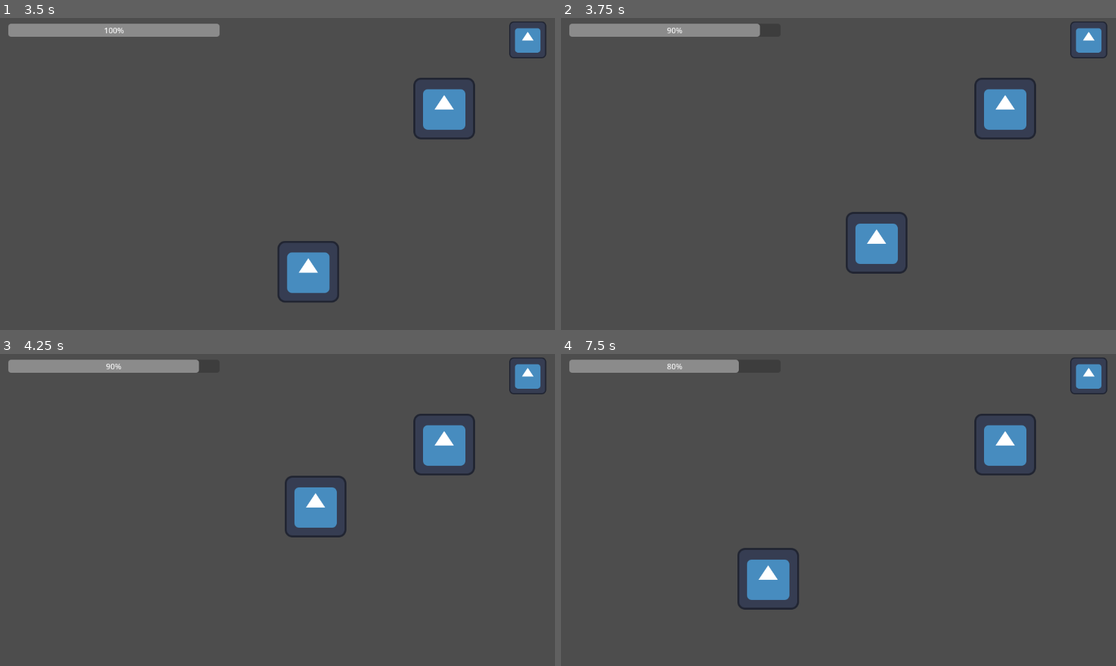
Above: before the commit, frames 1-4 (two rows, left to right).
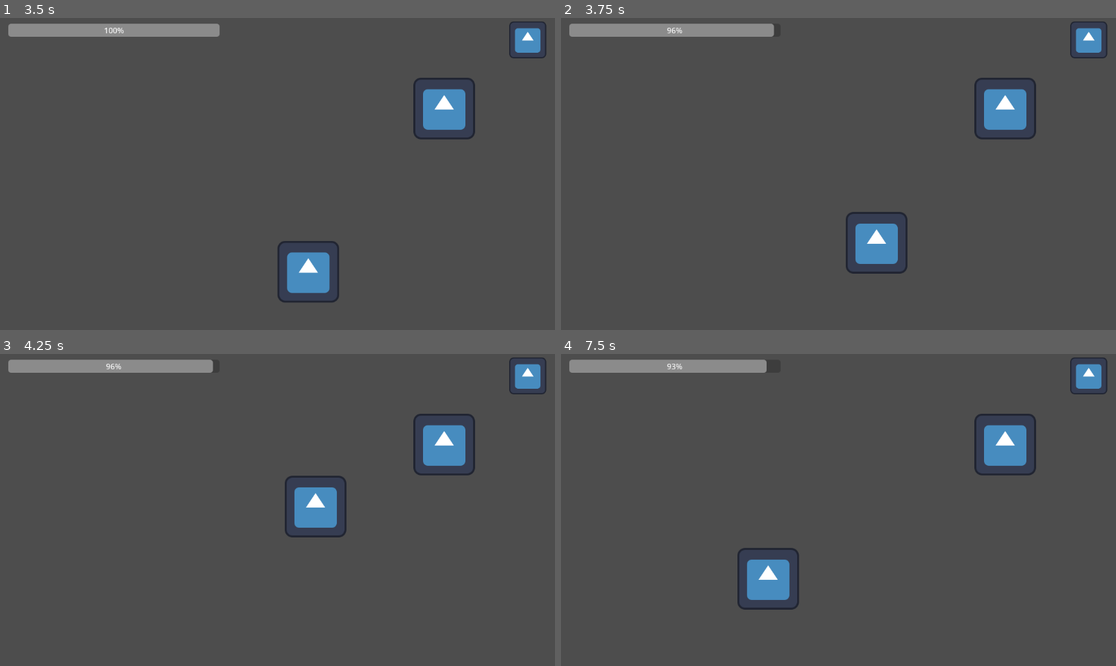
Above: after the commit, the same moments.

Repository: ckfrancois/BloodMagic
Game: Godot game, scene res://scenes/menus/main_menu.tscn
Same seed, same stepped clock (60 frames per second), same inputs: the game is played once before the commit and once after it. The engine's default icon, where the game draws it, is replaced by a stand-in: a white triangle on a blue panel in a dark square.
Inputs:
- Up to frame 1 (3.5 s): click "Start" at 0.5 s; tap Enter at 1.25 s; hold Right (Right) 1.28-2.03 s; tap Space (Use Item) at 1.35, 2.1, 2.85 s; hold Down (Down) 2.03-2.78 s; hold Right (Right) from 2.78 s (still down)
- Up to frame 2 (3.75 s): release Right (Right) at 3.53 s; hold Up (Up) from 3.53 s (still down); tap Space (Use Item) at 3.6 s
- Up to frame 3 (4.25 s): keep holding Up (Up)
- Up to frame 4 (7.5 s): release Up (Up) at 4.28 s; hold Left (Left) 4.28-5.78 s; tap Space (Use Item) every 0.75 s from 4.35 to 7.35 s; hold Down (Down) 5.78-6.53 s; hold Right (Right) 6.53-7.28 s; hold Up (Up) from 7.28 s (still down)

Frame 1 is identical in both runs. In frame 2, 0.1% of the frame differs, in the area x 20-39%, y 1-7%; in frame 3, 0.1%; in frame 4, 0.2%, in the area x 19-38%, y 1-7%.

Commit message:
Battle System Working
Fully working excluding animations

Diff:
--- a/blood-magic/assets/actions/blood_shot.tres
+++ b/blood-magic/assets/actions/blood_shot.tres
@@ -4,7 +4,7 @@
 
 [resource]
 script = ExtResource("1_js6at")
-display_name = "Blood Shoot"
+display_name = "Blood Shot"
 description = "Basic Attack, Deal 5 damage take 3"
 damage = 5
 heal = 0
--- a/blood-magic/assets/actions/replenish.tres
+++ b/blood-magic/assets/actions/replenish.tres
@@ -1,10 +1,10 @@
-[gd_resource type="Resource" script_class="combat" load_steps=2 format=3 uid="uid://qr2meevjf5wt"]
+[gd_resource type="Resource" script_class="combat" load_steps=2 format=3 uid="uid://dn58ly2rn6gld"]
 
 [ext_resource type="Script" uid="uid://c3ni3qnlma52i" path="res://scenes/combat.gd" id="1_s7431"]
 
 [resource]
 script = ExtResource("1_s7431")
-display_name = "replenish"
+display_name = "Replenish"
 description = "Focus on your breathing and gain 6 health"
 damage = 0
 heal = 6
--- a/blood-magic/scenes/enemy/enemy.gd
+++ b/blood-magic/scenes/enemy/enemy.gd
@@ -1,6 +1,9 @@
 extends Node2D
 
 @export var combatActions: Array[combat]
+
+@export var currHealth: int
+@export var maxHealth: int
 
 func combat_action() -> combat:
 	var rng = RandomNumberGenerator.new()
@@ -17,6 +20,12 @@
 
 	# Append the healths
 	for element in player.cultist: # edit
-		weights.append(1 / element["curr_health"]) # flips the weights
+		weights.append(1 / element["currHealth"]) # flips the weights
 
-	return (rng.rand_weighted(weights))
+	var ran = rng.rand_weighted(weights)
+	if ran < 0:
+		ran = 0
+	if ran > num:
+		ran = num
+
+	return (ran)
--- /dev/null
+++ b/blood-magic/scenes/global.tscn
@@ -0,0 +1,6 @@
+[gd_scene load_steps=2 format=3 uid="uid://cq52k33ga7vt2"]
+
+[sub_resource type="GDScript" id="GDScript_0hv6v"]
+
+[node name="Global" type="Node2D"]
+script = SubResource("GDScript_0hv6v")
--- a/blood-magic/scenes/modes/battle_manager.gd
+++ b/blood-magic/scenes/modes/battle_manager.gd
@@ -14,6 +14,9 @@
 
 @onready var buttons: Array
 var current_moves : Array
+var deaths = 0
+
+signal healthUpdate
 
 func _ready():
 	buttons = [$BattleUI/HBoxContainer/VBoxContainer/Button1, $BattleUI/HBoxContainer/VBoxContainer2/Button2, $BattleUI/HBoxContainer/VBoxContainer/Button3, $BattleUI/HBoxContainer/VBoxContainer2/Button4]
@@ -32,7 +35,7 @@
 	act(turn_order[current_turn_index])
 
 	# Go to the next character
-	if turn_order.size() - 1 == current_turn_index || current_turn_index > number_of_cultists :
+	if turn_order.size() - 1 == current_turn_index || current_turn_index >= number_of_cultists :
 		current_turn_index = 0
 	else:
 		current_turn_index += 1
@@ -45,11 +48,21 @@
 		await get_tree().create_timer(wait_time).timeout
 
 		var action_to_cast:combat = ai.combat_action()
-		#var cultist_to_attack:int = ai.choose_cultist(player, number_of_cultists)
+		var cultist_to_attack:int = ai.choose_cultist(player, number_of_cultists)
 
 		# Do the action
 		print(action_to_cast.display_name)
-		#print(cultist_to_attack)
+		print(cultist_to_attack)
+		ai_action(action_to_cast, cultist_to_attack)
+
+		# Check if player died
+		if player.cultist[cultist_to_attack]["currHealth"] <= 0:
+			deaths += 1
+
+		# If all party members are dead, game over
+		if deaths >= number_of_cultists:
+			game_over = true
+			game_over_fully()
 
 		await get_tree().create_timer(0.5).timeout
 		next_turn()
@@ -58,21 +71,28 @@
 		print("Player turn has begun")
 		player_combat_action(index)
 
+func game_over_fully():
+	print("Game OVER!!!")
+	# Game over screen...
+
+func ai_action(action:combat, cultist_index:int):
+	player.cultist[cultist_index]["currHealth"] -= action.damage;
+	ai.currHealth += action.heal;
+	ai.currHealth -= action.recoil
+	player.emit_signal("healthUpdate")
+	print(player.cultist[cultist_index]["currHealth"])
+
 func player_combat_action(index : int):
 	await get_tree().create_timer(0.5).timeout
 
 	print(player.cultist[index - 1]["attacks"][3])
 
 	for i in 4:
-		print(player.cultist[index - 1])
 		# Set current moves to current_moves
 		current_moves.insert(i, player.cultist[index - 1]["attacks"][i])
 
 		# Set buttons to correct moves
 		buttons[i].text = current_moves[i].display_name
-
-		print(current_moves[i].display_name)
-		print(buttons[i].text)
 
 		# Enable buttons
 		for b in buttons:
@@ -81,11 +101,14 @@
 func ai_decide_combat_action () -> combat:
 	return null
 
+func player_action (action:combat, index:int):
+	ai.currHealth -= action.damage;
+	player.cultist[index - 1]["currHealth"] += action.heal
+	player.cultist[index - 1]["currHealth"] -= action.recoil
+	player.emit_signal("healthUpdate")
 
 func _on_button_1_pressed() -> void:
-	print("Button 1")
-	# Do the action
-	print(current_moves[0].display_name)
+	player_action(current_moves[0], current_turn_index)
 
 	# Disable buttons
 	for b in buttons:
@@ -95,9 +118,7 @@
 	next_turn()
 
 func _on_button_2_pressed() -> void:
-	print("Button 2")
-	# Do the action
-	print(current_moves[1].display_name)
+	player_action(current_moves[1], current_turn_index)
 
 	# Disable buttons
 	for b in buttons:
@@ -107,9 +128,7 @@
 	next_turn()
 
 func _on_button_3_pressed() -> void:
-	print("Button 3")
-	# Do the action
-	print(current_moves[2].display_name)
+	player_action(current_moves[2], current_turn_index)
 
 	# Disable buttons
 	for b in buttons:
@@ -120,9 +139,7 @@
 
 
 func _on_button_4_pressed() -> void:
-	print("Button 4")
-	# Do the action
-	print(current_moves[3].display_name)
+	player_action(current_moves[3], current_turn_index)
 
 	# Disable buttons
 	for b in buttons:
--- a/blood-magic/scenes/modes/hud.gd
+++ b/blood-magic/scenes/modes/hud.gd
@@ -16,6 +16,7 @@
 func _ready() -> void:
 	player.itemCollected.connect(_on_item_collected)
 	player.healthChanged.connect(_on_health_changed)
+	player.healthUpdate.connect(update_health)
 	cultHealth = [health1,health2,health3,health4]
 	print(player.heldItem)
 
@@ -54,6 +55,12 @@
 	cultHealth[num].max_value = data["maxHealth"]
 	cultHealth[num].visible = true
 
+func update_health():
+	for i in player.numCultist:
+		cultHealth[i].value = player.cultist[i]["currHealth"]
+		cultHealth[i].max_value = player.cultist[i]["maxHealth"]
+		cultHealth[i].visible = true
+
 func heal_all():
 	for i in range(MAX_MEMBERS):
 		if !player.cultist[i].is_empty():
--- a/blood-magic/scenes/rooms/level_1.tscn
+++ b/blood-magic/scenes/rooms/level_1.tscn
@@ -48,3 +48,5 @@
 
 [node name="enemy" parent="." instance=ExtResource("1_hnt83")]
 position = Vector2(922, 188)
+currHealth = 20
+maxHealth = 20
--- a/blood-magic/scripts/player/player.gd
+++ b/blood-magic/scripts/player/player.gd
@@ -8,19 +8,21 @@
 # Whenever health is changed for a cultist, emit a corresponding signal
 signal healthChanged(Dictionary, int)
 
+signal healthUpdate
+
 #var currentHealth:Array[int] = [0,0,0,0] # Starting values
 #var maxHealth:Array[int] = [100,100,100,100] # Placeholder values
 
-var cultist:Array[Dictionary] = [{},{},{},{}]
-var numCultist:=0
+var cultist:Array[Dictionary]
+var numCultist = 0
 
 @export var combatActions: Array[combat]
 
 func _ready():
 	EventBus.player = self
 	collectCultist({"name": "leader",
-	"currHealth": 10,
-	"maxHealth":10,
+	"currHealth": 30,
+	"maxHealth":30,
 	"attacks": [load("res://assets/actions/blood_shot.tres"), load("res://assets/actions/life_steal.tres"), load("res://assets/actions/replenish.tres"), load("res://assets/actions/reckless_exchange.tres")]})
 
 func _physics_process(delta: float) -> void:
@@ -50,14 +52,13 @@
 
 
 func collectCultist(data: Dictionary):
-	while !cultist[numCultist].is_empty():
-		numCultist += 1
-	cultist[numCultist] = data
+	cultist.append(data)
 	emit_signal("healthChanged", cultist[numCultist], numCultist)
+	numCultist += 1
 
 func cultistHurt():
 	print(numCultist)
-	var x = randi_range(0,numCultist)
+	var x = randi_range(0,numCultist - 1)
 	cultist[x]["currHealth"] -= 1
 	emit_signal("healthChanged", cultist[x], x)
 
